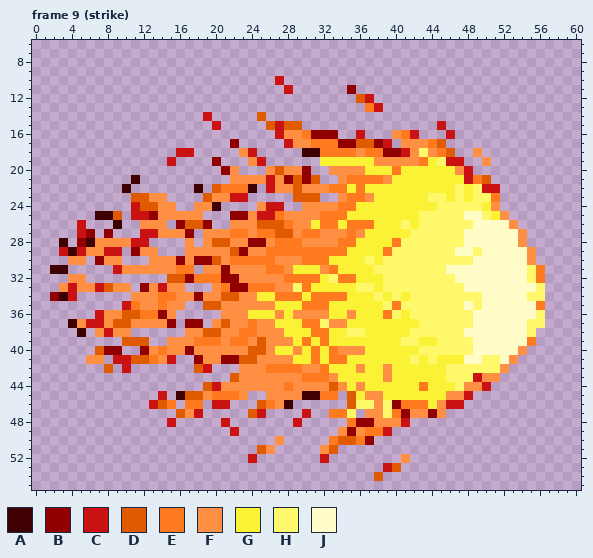
A pixel-art file gets an edit: assets/aseprite_files/players/apoy_bagani/flame_strike.aseprite. That is the earlier state.
64x64 pixels, 17 frames. Shown: frame 9 (strike): x 0..60, y 6..55. The commit also changed other frames, which this record leaves out.
Palette (. is transparent): A #3e0000  B #910000  C #ca1212  D #e05a00  E #ff791e  F #ff8f43  G #fbf236  H #fff86b  J #fffcc8
Pixels before, frame 9 (strike) (only the part around the change), first column x 0:
 6 .............................................................
 7 .............................................................
 8 .............................................................
 9 .............................................................
10 ...........................C.................................
11 ............................C......B.........................
12 ....................................DC.......................
13 .....................................EC......................
14 ...................C.....D...................................
15 ....................C.....DCDD...............C...............
16 ...........................CFFEBBB..C...FEC...C..............
17 ......................B.....CFFEEEBBDDBC.FFFED...............
18 ................CC.....FC.....AAEEEEFEEBBCFHFED..F...........
19 ...............C....B...FC......GGGGGGFFFFFEGHCC..F..........
20 .....................BF...FDFFB..FFFFGGGEGGGGGGFC............
21 ...........A..........FFFFCFBDBD..FEEEEFGGGGGGGGCED..........
22 ..........A.......A.DEEEA.CFFDFFFEEGEGGGGGGGGGGHGHCC.........
23 ...........DDFF....DFFCC.....DDD..FEEFGGGGGGHHGHGHHE.........
24 ...........CDDFF..FFA....FCC..FFFFEEGGGGGGGGGHHHHHGF.........
25 .......AAD.CCBFFFFF...BBFCCEFFFFEEEGGGGGGGGHHHHHJJHGF........
26 .....C...A..FFF.BDDB..FFFDDDEFFGEEGEEEGGGHGHHHHHHJJJJF.......
27 .....CB.B...CCFFFB.FFFEEFEEDDFEEFFFEFGGGGGHHHHHHJJJJJJF......
28 ...A.BAFFFFCC....F.FDDFFBBFEEEFFFFEEGGGGEHHHHHHHJJJJJJF......
29 ...CACFFCC.BFF...FFFFFDBFFEEEEEEEEEGGGGEHHHHHHHJJHJJJJJF.....
30 ....FF.BFF...FFFBFBBDFEEEEEFFFEEEGGGGHGHHHHHHHHHHJJJJJJF.....
31 ..AA.....CFFFFFFEE.FFBFFFFEEFGGGFEGGGGHHHHHHHHJJJJJJJJJHE....
32 ....FF.........DDBEEEBBFFFFFEEEEGHEEGGGHHHHHHHHJJJJJJJJHE....
33 ...FCFFCDFF.BFCFF...FEBBEEEFFHEGGGGGHHGHHHHHHHHHJJJJJJJJH....
34 ..BAC......FFFEEFFBFFDDFFGGEEEGEEEEGGGHGHGHHHHHHHHJJJJJHH....
35 ..........CEFFEFF..DDFFFFFFGGGEEEGGGGGGHEHHHHHHHJHJJJJJJE....
36 .......CFFDDEEBF.....FFFGGGFGFFFFGGFGGGEHGHHHHHHHJJJJJJJH....
37 ....AFCCFDDFFFFB.BB.FDFFEFFGGGEEHFFGGGGGGGGHHHHHHJJJJJJHH....
38 .....A.FCFF......FFDDFFEEFFFGGGEEGGHHGGGGGHHHHHHJJJJJJJH.....
39 ..........DDD..FFFEEEFEEFDFFFGEGEGGGGGGGGHHGGHHHHJJJJJJE.....
40 .......DBB..BFEFFBFFFFFFDDFGGFGEGEFFFGGGGGGHHHHHHJJJJJF......
41 ......FF.CCDDEFC..BFFBBDDFFFFGGEGEEGGGGGGGHGHGGGJJHHJF.......
42 ........D.C.......DC...FFFEEEEFFEGGGFGGFGGGGGGHHHHHHF........
43 ......................DFFFFFFFEEEFGGGGGFGGGGGGHHHCFF.........
44 ...................DCFFFFFFFEFFFFDFGFGGGGGGEGGGHFFC..........
45 ..............C.ADDFEEEF..FFFFAAEE.DGFFGGGGGGGFFC............
46 .............CDE.EE.CC...DEFA......DHHFHBEEEGFCC.............
47 ................DFC.....DC....C..EEH.FFHEBFFBF...............
48 ...............C.....C.......C.....EBBFFFC...................
49 ......................C...........FBFEEC.....................
50 ...........................F.....EDDEB.......................
51 .........................DF.....FD...........................
52 ........................C.......C........F...................
53 .......................................CD....................
54 ......................................D......................
55 .............................................................
After the commit:
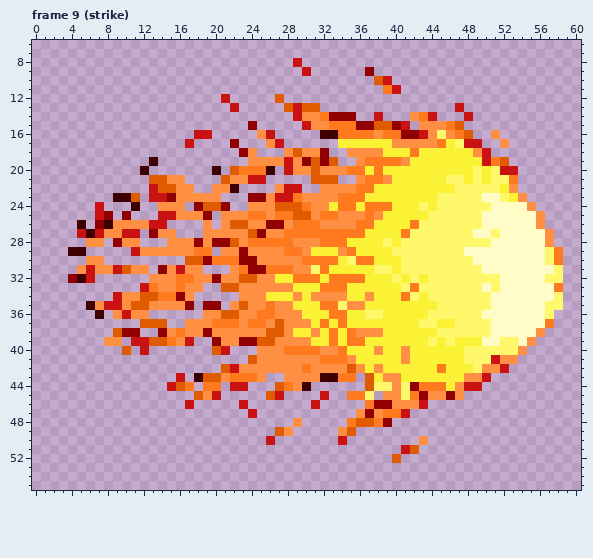
Change:
Changed rows in their new state; - is an unchanged pixel.
Frame 9 (strike):
first column x 2:
 8 ---------------------------C-----------------------------
 9 ----------------------------C------B---------------------
10 -------------------------.----------DC-------------------
11 --------------------------.------.---EC------------------
12 -------------------C-----D--------..---------------------
13 --------------------C-----DCDD-----..--------C-----------
14 -----------------.-----.---CFFEBBB--C---FEC---C----------
15 ------------------.---B-....CFFEEEBBDDBC-FFFED-----------
16 ----------------CC-----FC.....AAEEEEFEEBBCFHFED--F-------
17 ---------------C--------FC......GGGGGGF---FEGHCC--F------
18 --------------..-----BF---FDFFB..F-FFGGGEGGGGGG-C--------
19 -----------A-.----.----FFFCFBDBD..FEEEE-GG-GGGGGCED------
20 ----------A-------A.DEEEA.C-FDF--EE-E-G------GGHGHCC-----
21 ---------.-DDFF----D--CC.....-DD..F---------HHGHGHHE-----
22 --------.--CDDFF.-FFA..-.-CC..-FFF-E----------H-HHGF-----
23 -------AA-.CCBFFFF-...BBFCCEFFFFE--G------G-H-H-JJHGF----
24 -----C---A..--F-BDDB--F-FDDDE--G---EEE---H------HJJJJF---
25 -----CB.B...CC---B-FFFEEF-EDD---FFFEF----G----HHJJJJJJF--
26 ---A-BAFFF-CC-...F-FDD-FBBFEEEFFFF-----GE------H---JJJF--
27 ----ACFFCC.B--..----FFDBFFEE--EEE-E----E------H--H--JJJF-
28 -.-.F-.B-F.--FF-B-BBD-EEE--F--EE-G---HG-------HHH---JJJF-
29 -.-A....-C--FFF-EE.-F---FF--FGGGFE---G-------H-J-----JJHE
30 --..FF..---....DD-EE-BBFF------E-HEE-GG--------------JJHE
31 ..-FCFF-D--.B-CFF...-EBB--EFFHEG------G-----HHHH-----JJJH
32 --BAC------FFFEEFFBFFDD--GG----E--E--G-G-G---HHHHH---JJHH
33 -........-CEF-EFF-.DDFFFF--GG-EEE-GG-GG-E-----HH-H----JJE
34 ...----CF-DD--B-.....--F-GGF-FFFF--FG-GE-G------H----JJJH
35 ----AFCCFDD-F--B-BB.-D--EFF-GG-EHFF--GGGGGG---H-H-----JHH
36 -----A.-CFF...---FFDD-FEE-F-GGGEEG-HHGG-GG-----H------JH-
37 --........DDD.-FFFEEE--E-DFFFGEGE----------GG--HH----JJE-
38 ---.-..DBB--BFE--BF--FF-DDF--FGE-EFFF---GGG---HHH----JF--
39 ------FF.CCDDE-C..B-FBB-D--FF-GE-EE----GG-HG-GGG--HH-F---
40 -----...D-C.......DC...F-FEEE-FFEGG-F--F-GGGGG-HHHHH-----
41 ----..-.......--......-----FFFE--F-----FG-G---HH-CF------
42 ------.-.-------..-DC---FFFFE-FFFD--FG-----EGGG-FFC------
43 --------------C-ADDFEEE-..--FFAAEE.D--F-----GGFFC.-------
44 -------------CDE-EE.CC...D--A......DHHFHB-EE-FCC.--------
45 ------------.-..--C...--DC....C.-EEH.FFHEBFFB-.----------
46 -----------...-C.-..-C-....--C---..EBBFFFC....-----------
47 --------------...-----C.----.--...FB-E-C....-------------
48 -------------.-----.-------F------DDEB..-----------------
49 --------------------.----DF------D....-------------------
50 ------------------------C.-----.C...-----F---------------
51 -----------------------..-----..-------CD----------------
52 ----------------------.-------.-------D.-----------------
53 -------------------------------------..------------------
54 ------------------------------------.--------------------
Changed places in both pictures, as pixel boxes (x1, y1, x2, y2):
changed: (50, 58, 563, 481)
